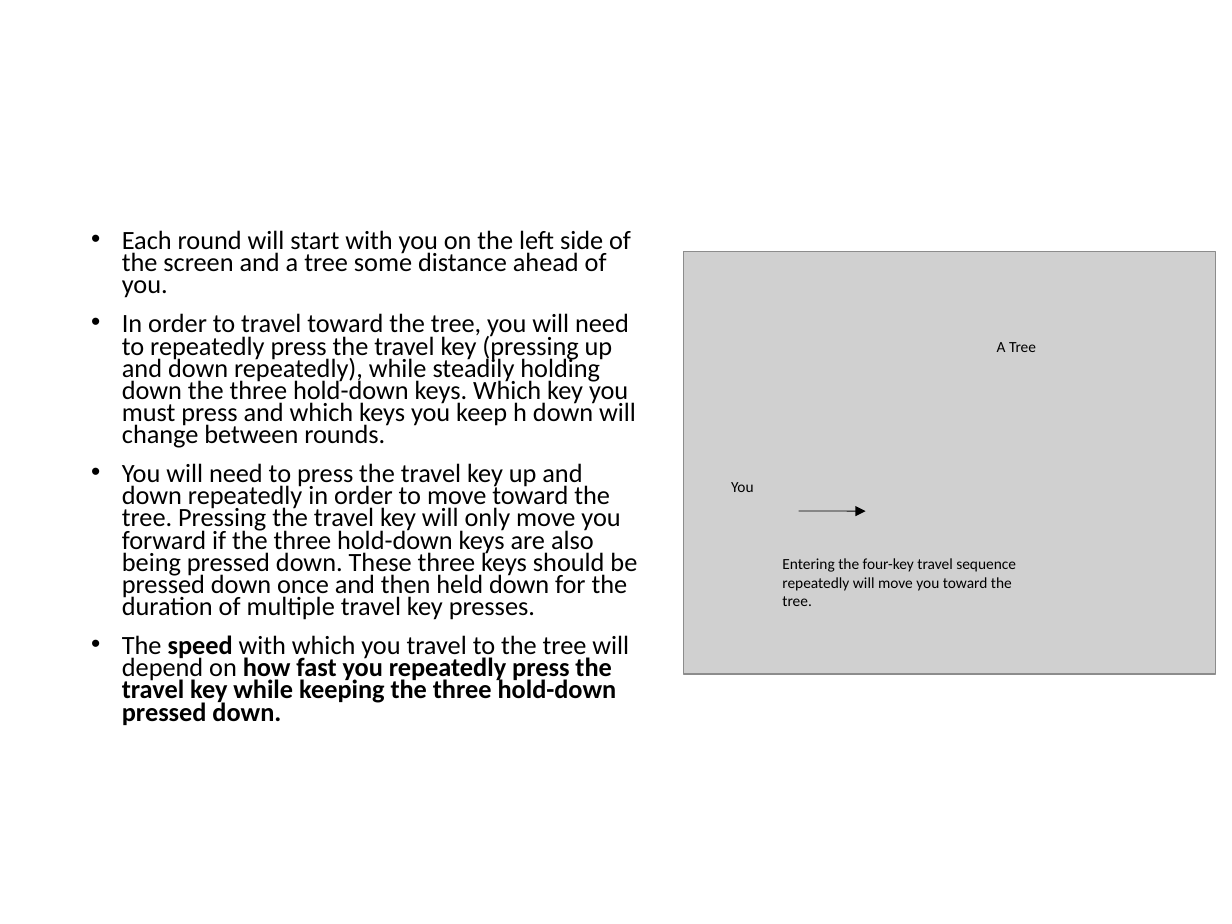
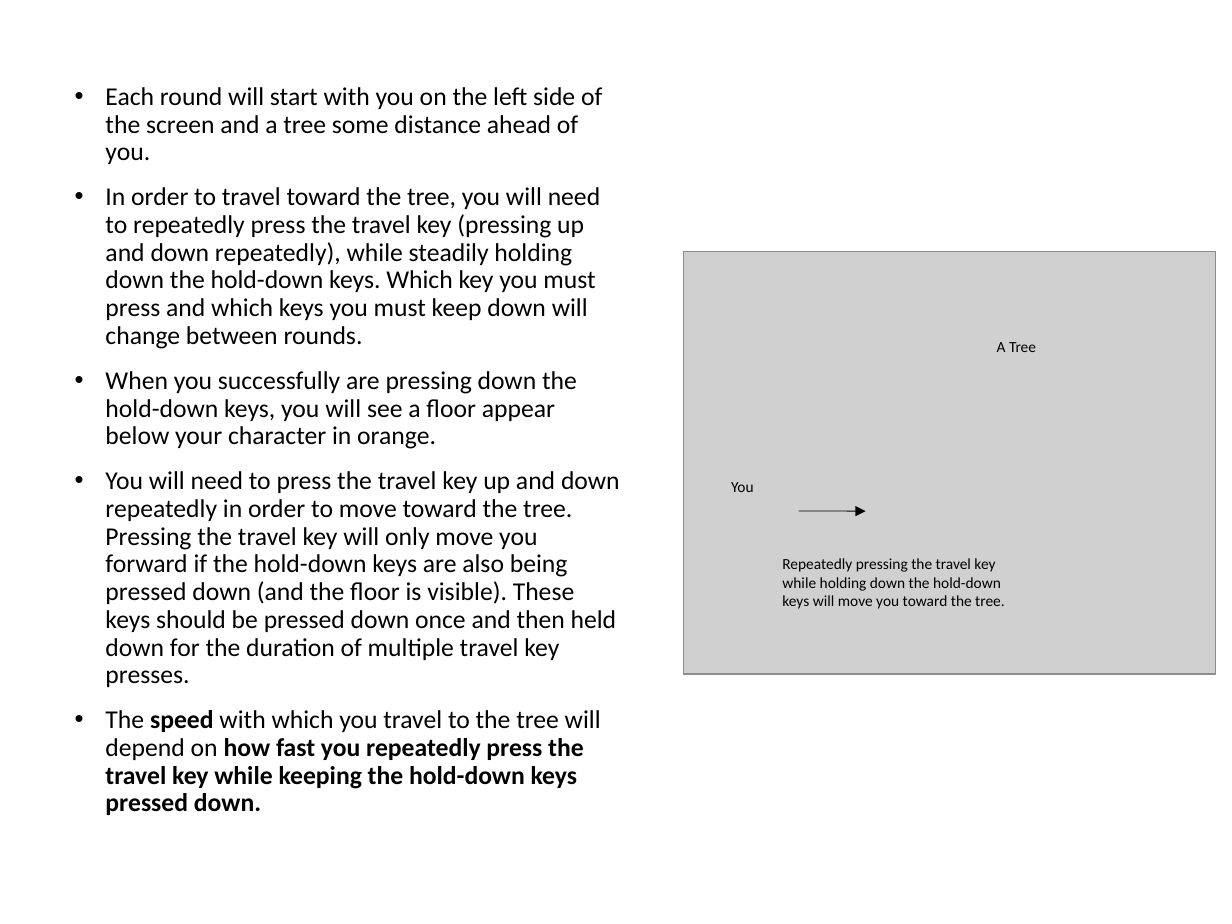
Before and after one commit to evanrussek/forage_jsp, a slide deck: slide 3 of public/ver_3/Stimuli/forage_instructions.pptx. Drawn at 1232x924 pixels with LibreOffice and Linux fonts; fonts in the diff are those of the drawing; grey boxes stand for pictures. Boxes give left, top, right and bottom in pixels: in the first picture for what was removed or moved away, otherwise in the second. Text is boxed around its words. In the diff, an @@ line names an element or a change of style, - is before the commit and + after.

```diff
--- a/public/ver_3/Stimuli/forage_instructions.pptx
+++ b/public/ver_3/Stimuli/forage_instructions.pptx
@@ text "Each round will start with ...": place and size @@
-text "Each round will start with ..." at box(122, 230, 637, 725)
+text "Each round will start with ..." at box(105, 87, 620, 815)
@@ text at box(105, 87, 602, 164): size 15.4 to 15 pt in "Each round will start with you on ..."; line spacing 0.7 to 0.9 @@
@@ text at box(105, 187, 620, 815): text changed; size 15.4 to 15 pt @@
-• In order to travel toward the tree, you will need to repeatedly press the travel key (pressing up and down repeatedly), while steadily holding down the three hold-down keys. Which key you must press and which keys you keep h down will change between rounds.
-• You will need to press the travel key up and down repeatedly in order to move toward the tree. Pressing the travel key will only move you forward if the three hold-down keys are also being pressed down. These three keys should be pressed down once and then held down for the duration of multiple travel key presses.
-• The speed with which you travel to the tree will depend on how fast you repeatedly press the travel key while keeping the three hold-down pressed down.
+• In order to travel toward the tree, you will need to repeatedly press the travel key (pressing up and down repeatedly), while steadily holding down the hold-down keys. Which key you must press and which keys you must keep down will change between rounds.
+• When you successfully are pressing down the hold-down keys, you will see a floor appear below your character in orange.
+• You will need to press the travel key up and down repeatedly in order to move toward the tree. Pressing the travel key will only move you forward if the hold-down keys are also being pressed down (and the floor is visible). These keys should be pressed down once and then held down for the duration of multiple travel key presses.
+• The speed with which you travel to the tree will depend on how fast you repeatedly press the travel key while keeping the hold-down keys pressed down.
@@ text at box(782, 558, 1005, 609): text changed @@
-Entering the four-key travel sequence repeatedly will move you toward the tree.
+Repeatedly pressing the travel key while holding down the hold-down keys will move you toward the tree.
```
Also in this commit, not shown: 7 other slides changed, 14 other files.
